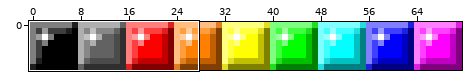
Sprite sheet -- Custom_Jstris/Chiptris.png. The picture above shows the old version from afar; the outline marks the close-up.
Close-up. Before the commit:
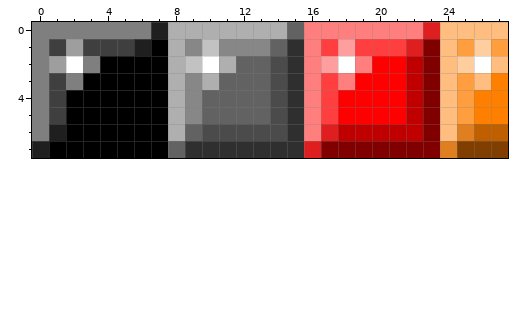
Colours within 5 levels of each other are drawn and written as one. Shown: x 0..27, y 0..7.
After:
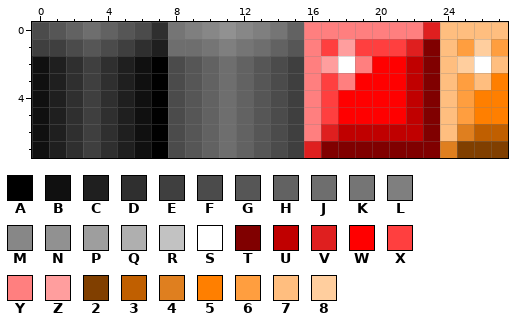
Palette (. is transparent): A #000000  B #101010  C #1f1f1f  D #2f2f2f  E #3f3f3f  F #4b4b4b  G #565656  H #626262  J #6e6e6e  K #757575  L #7f7f7f  M #878787  N #919191  P #9e9e9e  Q #afafaf  R #c2c2c2  S #ffffff  T #800000  U #c00000  V #df1f1f  W #ff0000  X #ff3f3f  Y #ff7f7f  Z #ff9e9e  2 #803f00  3 #c05f00  4 #df7f1f  5 #ff7f00  6 #ff9e3f  7 #ffbe7f  8 #ffce9e
The exact change:
file 216x24 -> 432x48 pixels (blocks of 3x3 -> 6x6; one block is one cell here)
y 0: x 0..14 LLLLLLLCQQQQQQQ -> FGHJHGFDKLMNMLK
y 1: x 0 L -> E; x 2..4 PEE -> FGF; x 6..13 CAQMRMMM -> DCJJKLKJ; x 15 D -> G
y 2: x 0..6 LPSLAAA -> BCDEDCB; x 8..11 QRSQ -> FGHJ; x 13 H -> G; x 15 D -> E
y 3: x 0..6 LELAAAA -> BCDEDCB; x 8..11 QMQH -> FGHJ; x 13 H -> G; x 15 D -> E
y 4..5: x 0..6 LEAAAAA -> BCDEDCB; x 8..9 QM -> FG; x 11 H -> J; x 13 H -> G; x 15 D -> E
y 6: x 0 L -> B; x 2..6 AAAAA -> DEDCB; x 8..13 QHFFFF -> FGHJHG; x 15 D -> E
y 7: x 0..6 CAAAAAA -> BCDEDCB; x 8..15 HDDDDDDD -> FGHJHGFE
Boxes around the changes in both close-ups, in picture pixels (x1, y1, x2, y2):
changed: (32, 22, 304, 158)
